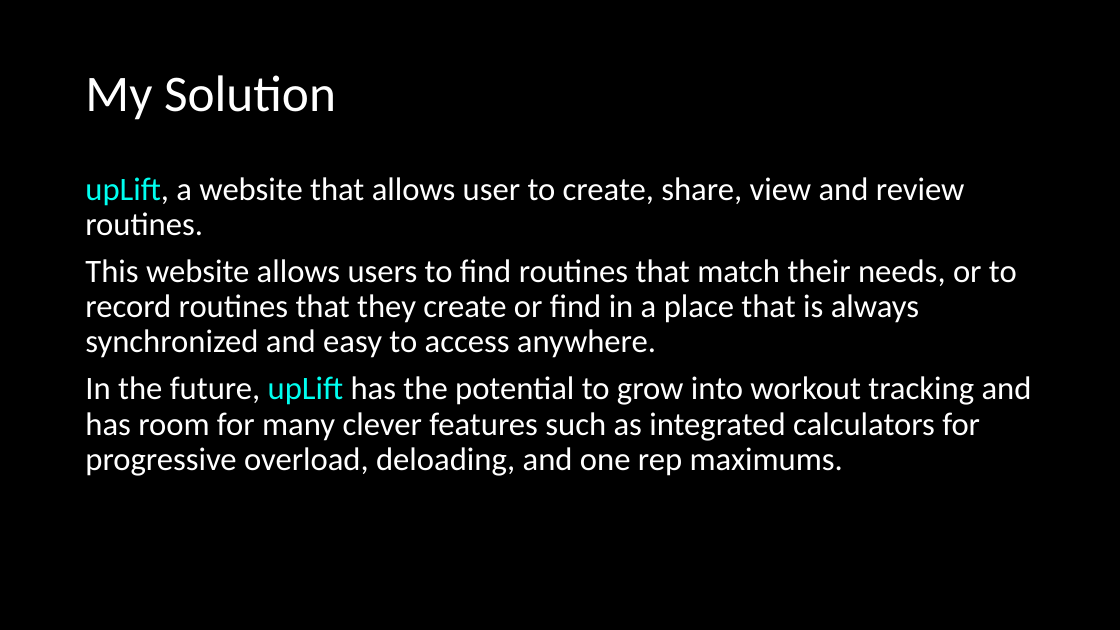
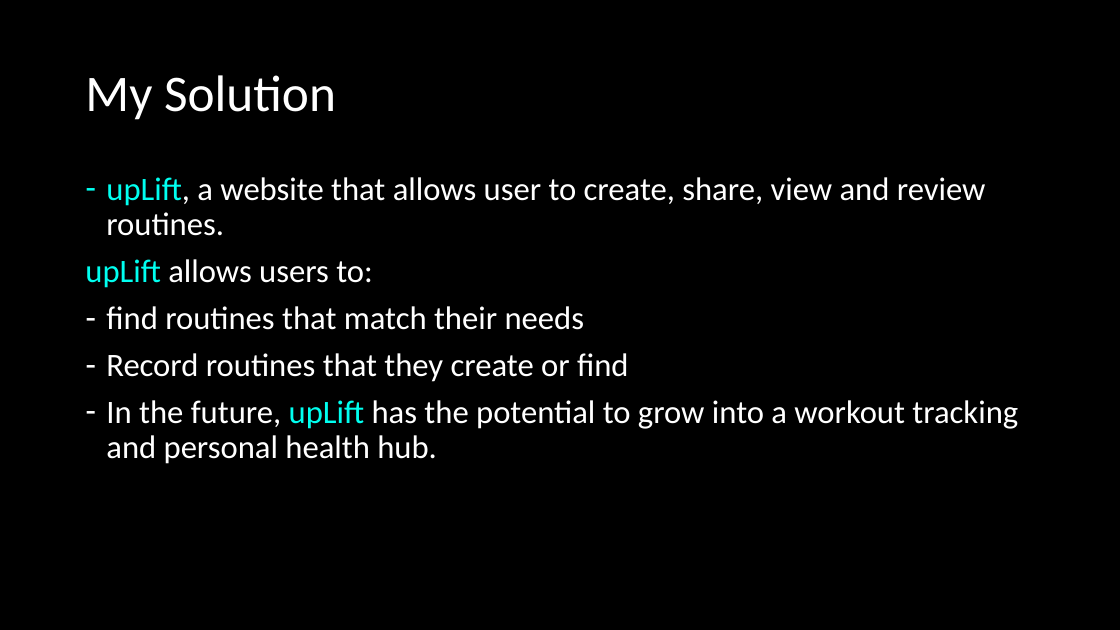
Before and after one commit to Skyward176/UnnamedFitnessApp, a slide deck: slide 3 of Documentation/Presentations/Final Presentation.pptx. Drawn at 1120x630 pixels with LibreOffice and Linux fonts; fonts in the diff are those of the drawing. Boxes give left, top, right and bottom in pixels: in the first picture for what was removed or moved away, otherwise in the second. Text is boxed around its words. In the diff, an @@ line names an element or a change of style, - is before the commit and + after.

```diff
--- a/Documentation/Presentations/Final Presentation.pptx
+++ b/Documentation/Presentations/Final Presentation.pptx
@@ text at [106, 177, 986, 236]: bullet none to - @@
@@ text at [85, 259, 1018, 464]: text changed @@
-This website allows users to find routines that match their needs, or to record routines that they create or find in a place that is always synchronized and easy to access anywhere.
-In the future, upLift has the potential to grow into workout tracking and has room for many clever features such as integrated calculators for progressive overload, deloading, and one rep maximums.
+upLift allows users to:
+– find routines that match their needs
+– Record routines that they create or find
+– In the future, upLift has the potential to grow into a workout tracking and personal health hub.
```
Also in this commit, not shown: 3 other slides changed, 16 slides added, 1 slide removed, 3 other files.
